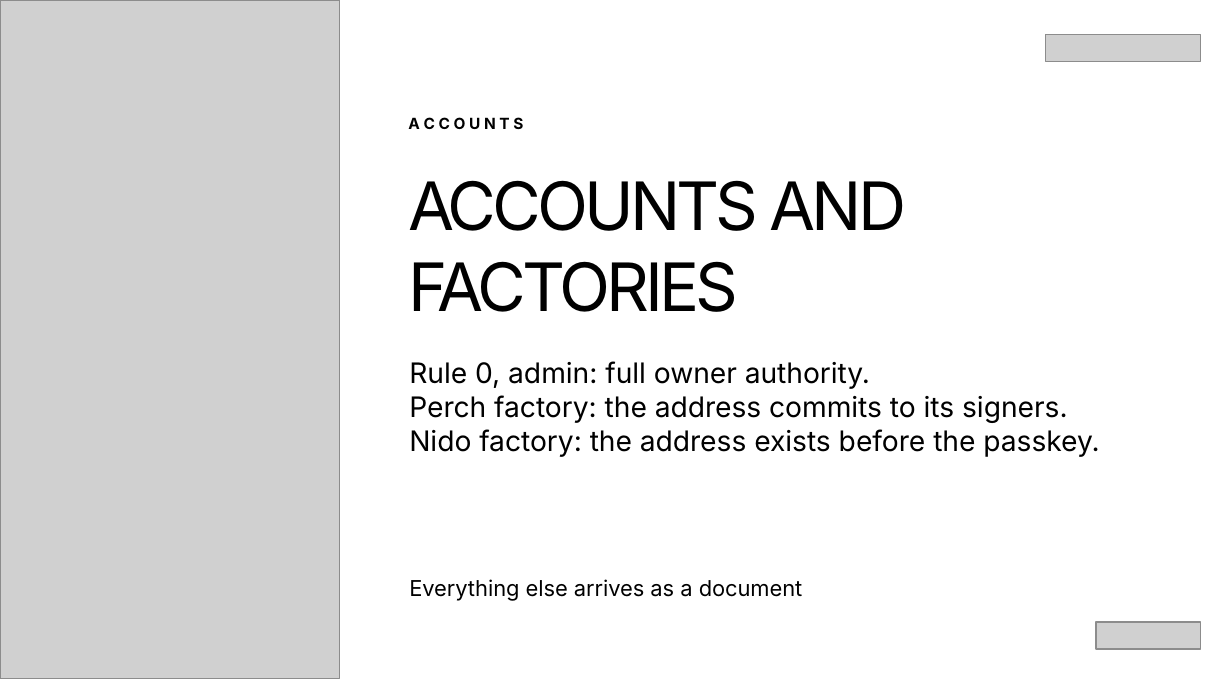
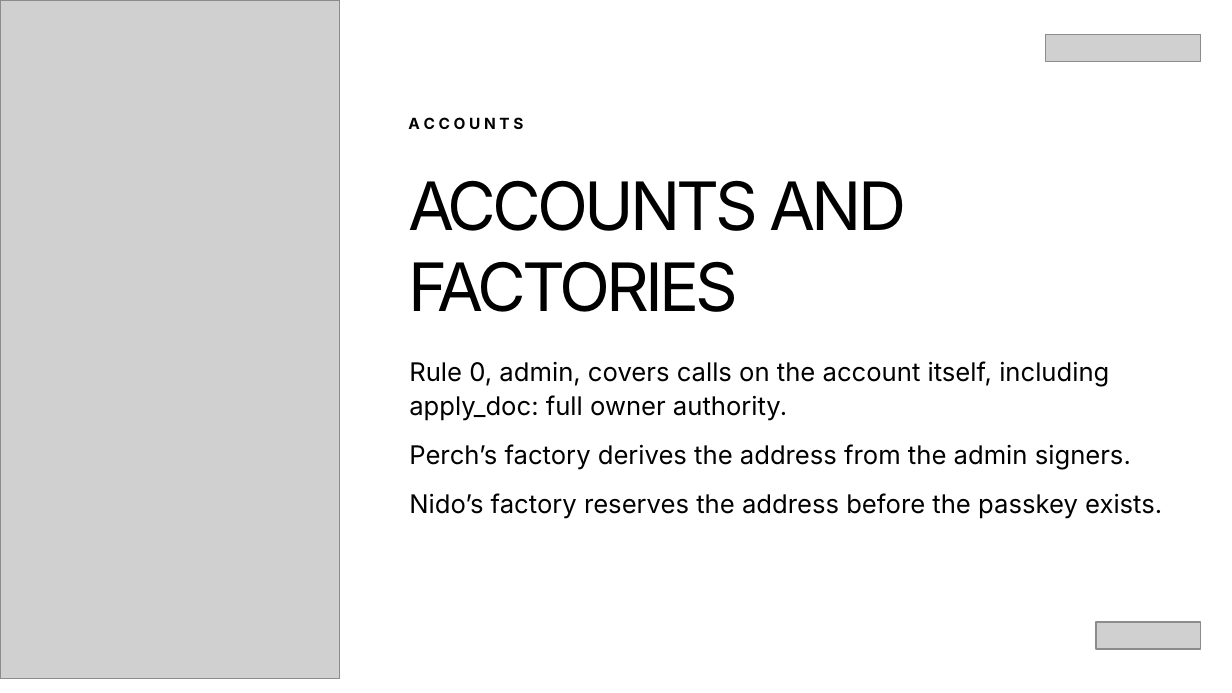
Before and after one commit to bitswell-hq/nidohq__scaffold-template, a slide deck: slide 23 of slides/dist/hack-meridian-smart-accounts.pptx. Drawn at 1232x693 pixels with LibreOffice and Linux fonts; fonts in the diff are those of the drawing; grey boxes stand for pictures. Boxes give left, top, right and bottom in pixels: in the first picture for what was removed or moved away, otherwise in the second. Text is boxed around its words. In the diff, an @@ line names an element or a change of style, - is before the commit and + after.

```diff
--- a/slides/dist/hack-meridian-smart-accounts.pptx
+++ b/slides/dist/hack-meridian-smart-accounts.pptx
@@ text at (409, 361, 1162, 519): text changed; size 16.5 to 15 pt @@
-Rule 0, admin: full owner authority.
-Perch factory: the address commits to its signers.
-Nido factory: the address exists before the passkey.
+Rule 0, admin, covers calls on the account itself, including apply_doc: full owner authority.
+Perch’s factory derives the address from the admin signers.
+Nido’s factory reserves the address before the passkey exists.
@@ text removed at (409, 579, 803, 601) @@
-Everything else arrives as a document
```
Also in this commit, not shown: 22 other slides changed, 6 slides added, 7 slides removed, 14 other files.
